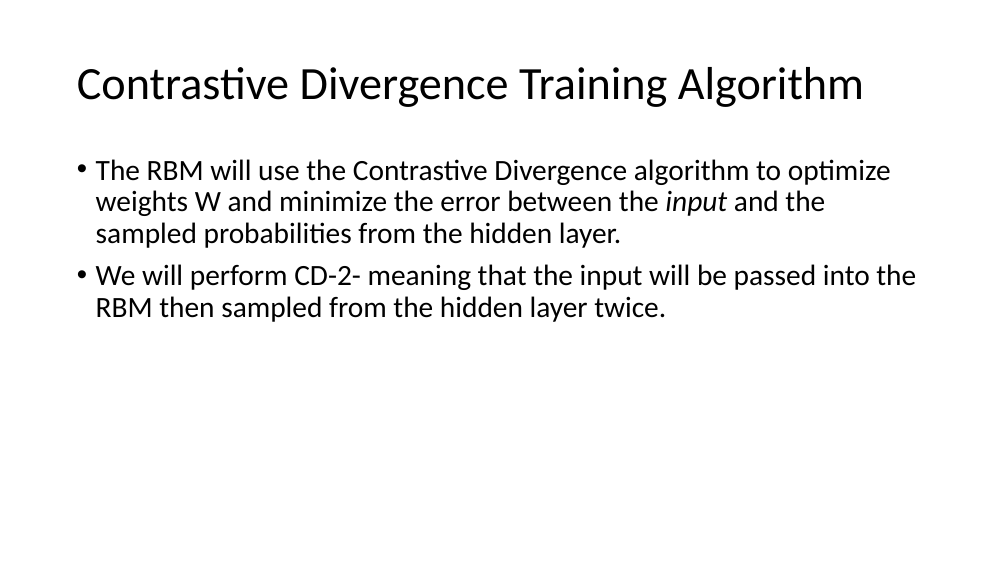
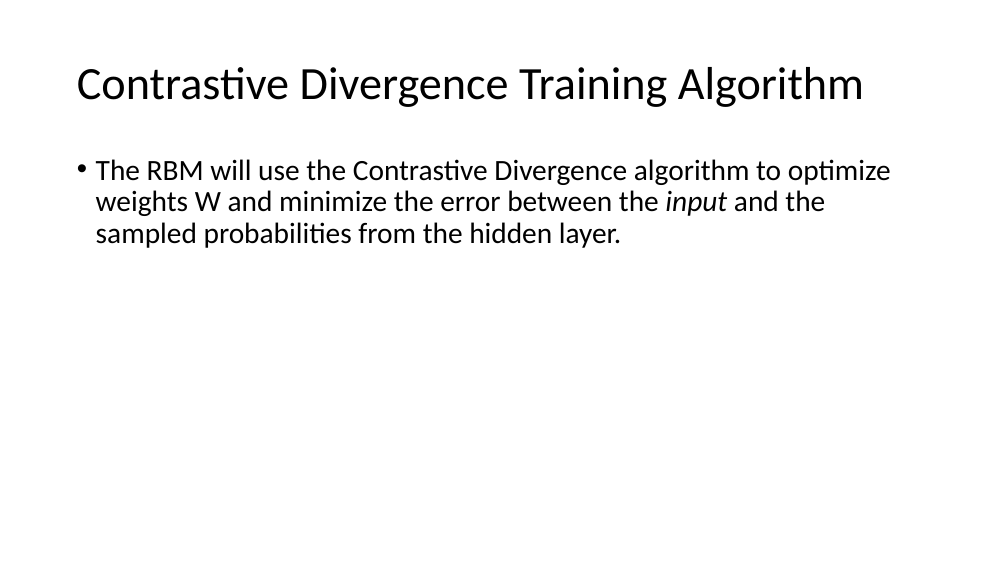
Before and after one commit to julianClayton/Restricted-Boltzman-Machine, a slide deck: slide 6 of RBM-in-Tensorflow.pptx. Drawn at 1008x567 pixels with LibreOffice and Linux fonts; fonts in the diff are those of the drawing. Boxes give left, top, right and bottom in pixels: in the first picture for what was removed or moved away, otherwise in the second. Text is boxed around its words. In the diff, an @@ line names an element or a change of style, - is before the commit and + after.

Commit message:
Small ppt fix

```diff
--- a/RBM-in-Tensorflow.pptx
+++ b/RBM-in-Tensorflow.pptx
@@ text at box(96, 264, 916, 322): paragraph removed @@
-• We will perform CD-2- meaning that the input will be passed into the RBM then sampled from the hidden layer twice.
```
